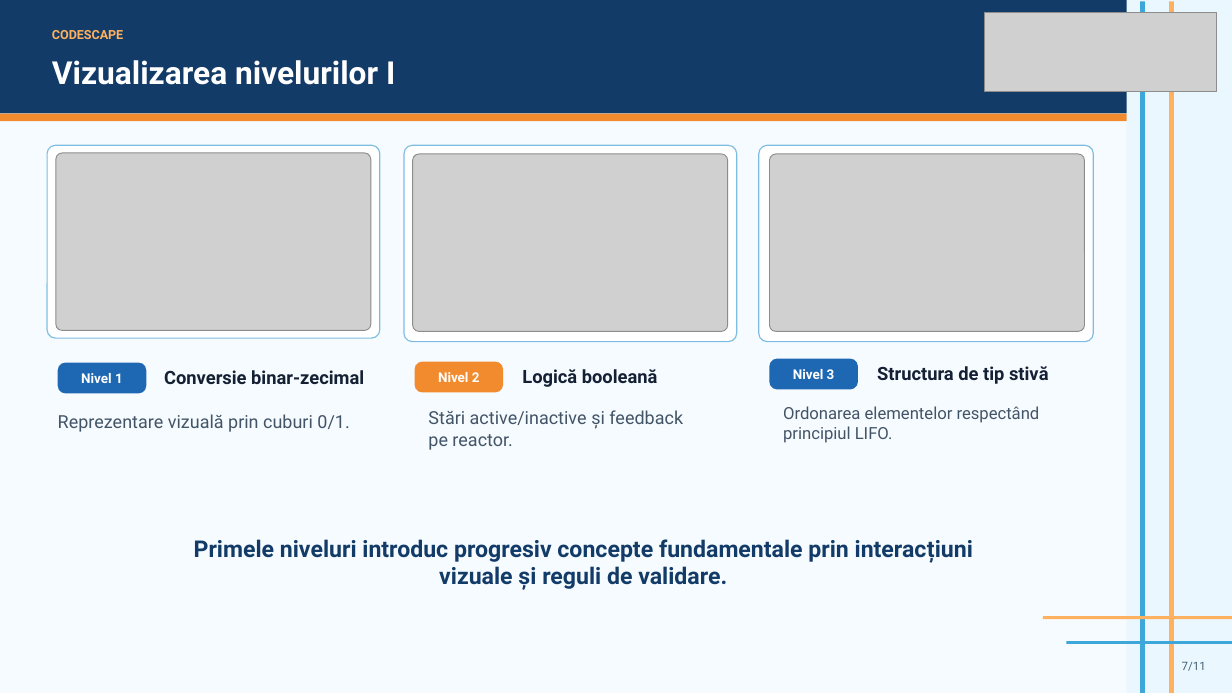
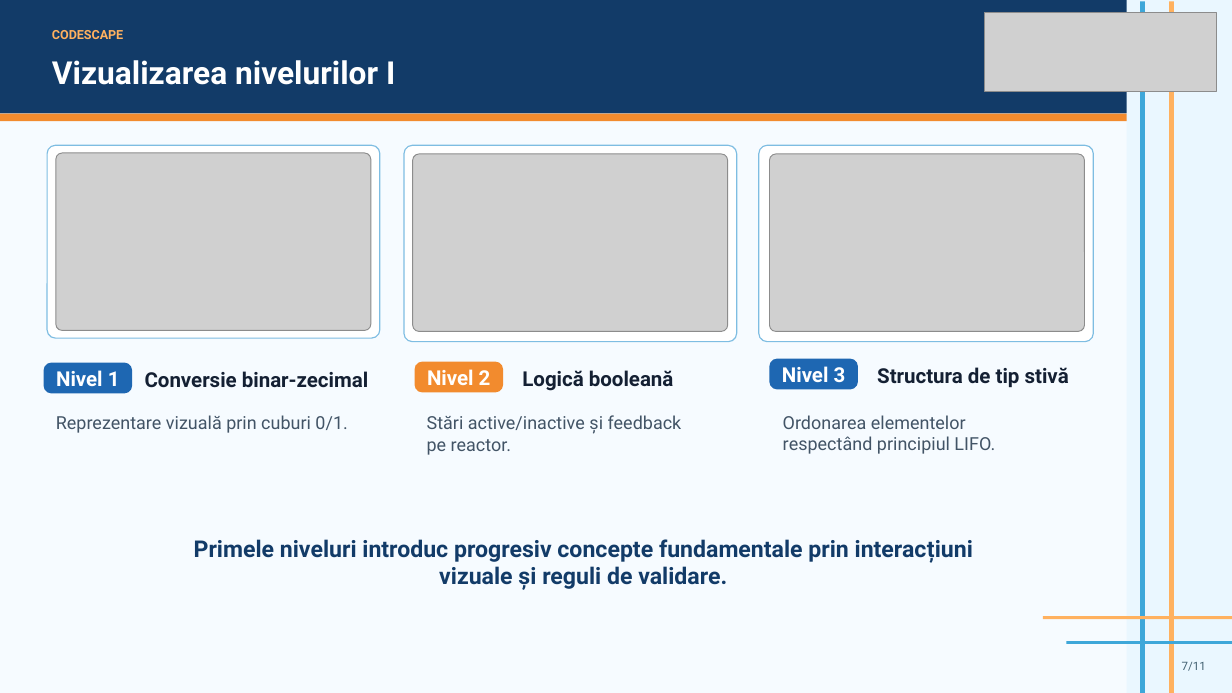
Before and after one commit to jurcaade/Lucrare-scrisa, a slide deck: slide 7 of CodeScape.pptx. Drawn at 1232x693 pixels with LibreOffice and Linux fonts; fonts in the diff are those of the drawing; grey boxes stand for pictures. Boxes give left, top, right and bottom in pixels: in the first picture for what was removed or moved away, otherwise in the second. Text is boxed around its words. In the diff, an @@ line names an element or a change of style, - is before the commit and + after.

```diff
--- a/CodeScape.pptx
+++ b/CodeScape.pptx
@@ size 10.5 to 16 pt in 3 elements at (x1=415, y1=361, x2=504, y2=392), (x1=770, y1=359, x2=859, y2=389), (x1=43, y1=362, x2=132, y2=393) @@
@@ rounded rectangle "Nivel 1" moved from (x1=57, y1=362, x2=146, y2=393) to (x1=43, y1=362, x2=132, y2=393) @@
@@ size 14.2 to 16 pt in 3 elements at (x1=522, y1=370, x2=674, y2=391), (x1=877, y1=367, x2=1069, y2=387), (x1=145, y1=371, x2=368, y2=388) @@
@@ text "Conversie binar-zecimal" moved from (x1=164, y1=370, x2=364, y2=384) to (x1=145, y1=371, x2=368, y2=388) @@
@@ text "Stări active/inactive și feedback pe ..." moved from (x1=428, y1=410, x2=683, y2=450) to (x1=427, y1=415, x2=682, y2=455) @@
@@ text "Ordonarea elementelor respectând principiul LIFO." moved from (x1=783, y1=406, x2=1040, y2=443) to (x1=783, y1=415, x2=995, y2=454) @@
@@ text "Ordonarea elementelor respectând principiul LIFO." at (x1=783, y1=415, x2=995, y2=454): size 13 to 14 pt @@
```
Also in this commit, not shown: 5 other slides changed.
